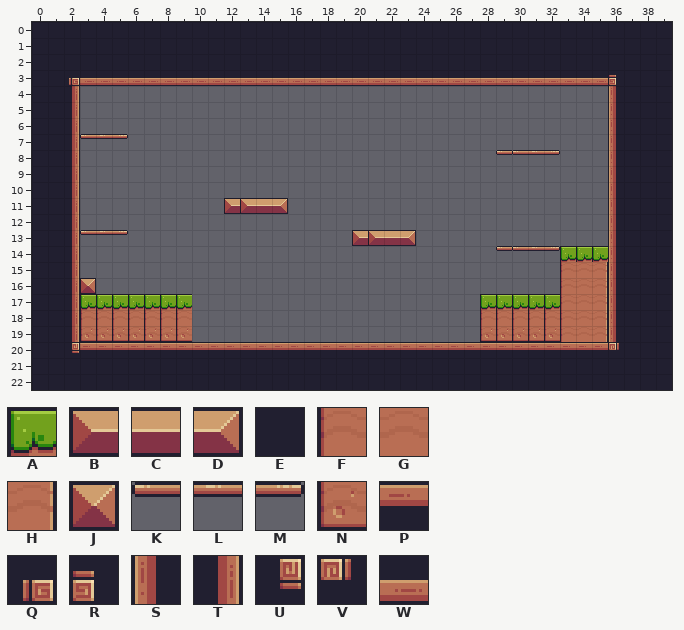
An edit to a level. Tiled map, assets/tiles/Level-01.tmx. Above, as it was before the edit.
Cells are 16x16 px. Shown: x 0..39, y 0..22.
Key: from "Pixel Adventure": A 6, B 12, C 13, D 14, E 23, F 28, G 29, H 30, J 34, K 39, L 40, M 41, N 50, P 89, Q 91, R 92, S 110, T 112, U 113, V 114, W 133.
_ is an empty cell.
Layer "Background" before, first column x 0:
 0 EEEEEEEEEEEEEEEEEEEEEEEEEEEEEEEEEEEEEEEE
 1 EEEEEEEEEEEEEEEEEEEEEEEEEEEEEEEEEEEEEEEE
 2 EEEEEEEEEEEEEEEEEEEEEEEEEEEEEEEEEEEEEEEE
 3 EEQWWWWWWWWWWWWWWWWWWWWWWWWWWWWWWWWWREEE
 4 EET_________________________________SEEE
 5 EET_________________________________SEEE
 6 EET_________________________________SEEE
 7 EETKLM______________________________SEEE
 8 EET__________________________KKLM___SEEE
 9 EET_________________________________SEEE
10 EET_________________________________SEEE
11 EET_________BBCD____________________SEEE
12 EET_________________________________SEEE
13 EETKLM______________BBCD____________SEEE
14 EET__________________________KKLMAAASEEE
15 EET______________________________FGHSEEE
16 EETJ_____________________________FGHSEEE
17 EETAAAAAAA__________________AAAAAFGHSEEE
18 EETFFFFFFF__________________FFFFFFGHSEEE
19 EETNNNNNNN__________________NNNNNFGHSEEE
20 EEUPPPPPPPPPPPPPPPPPPPPPPPPPPPPPPPPPVEEE
21 EEEEEEEEEEEEEEEEEEEEEEEEEEEEEEEEEEEEEEEE
22 EEEEEEEEEEEEEEEEEEEEEEEEEEEEEEEEEEEEEEEE
And afterwards:
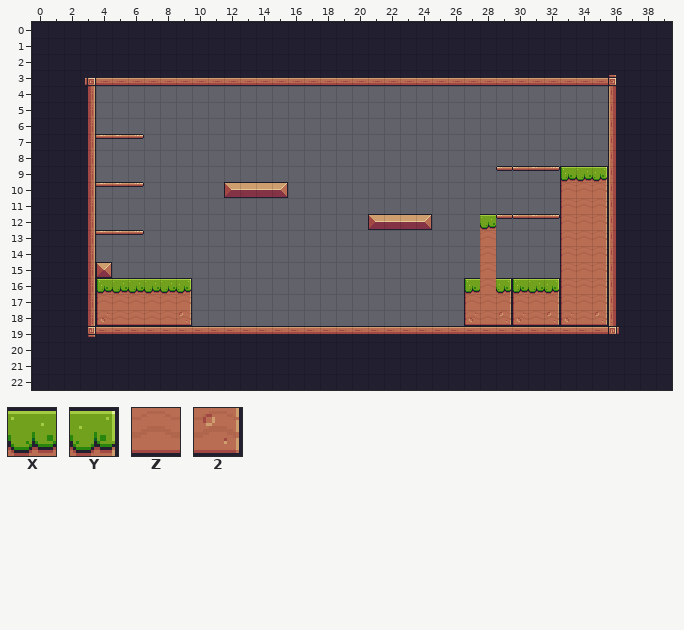
Further tiles: from "Pixel Adventure": X 7, Y 8, Z 51, 2 52.
Diff:
Layer "Background":
y 3: x 2..3 QW -> EQ
y 4..6: x 2..3 T_ -> ET
y 7: x 2..3 TK -> ET; x 5..6 M_ -> LM
y 8: x 2..3 T_ -> ET; x 29..32 KKLM -> ____
y 9: x 2..3 T_ -> ET; x 29..35 _______ -> KKLMAXY
y 10: x 2..6 T____ -> ETLLM; x 12..15 ____ -> BCCD; x 33..35 ___ -> FGH
y 11: x 2..3 T_ -> ET; x 12..15 BBCD -> ____; x 33..35 ___ -> FGH
y 12: x 2..3 T_ -> ET; x 21..24 ____ -> BCCD; x 28..35 ________ -> XKKLMFGH
y 13: x 2..3 TK -> ET; x 5..6 M_ -> LM; x 20..23 BBCD -> ____; x 28 _ -> G; x 33..35 ___ -> FGH
y 14: x 2..3 T_ -> ET; x 28..35 _KKLMAAA -> G____FGH
y 15: x 2..4 T__ -> ETJ; x 28 _ -> G
y 16: x 2..9 TJ______ -> ETAXXXXY; x 27..32 ______ -> AGYAXY
y 17: x 2..9 TAAAAAAA -> ETFGGGGH; x 27..32 _AAAAA -> FGHFGH
y 18: x 2..9 TFFFFFFF -> ETNZZZZ2; x 27..35 _FFFFFFGH -> NZ2NZ2NZ2
y 19: x 2..36 TNNNNNNN__________________NNNNNFGHS -> EUPPPPPPPPPPPPPPPPPPPPPPPPPPPPPPPPV
y 20: x 2..36 UPPPPPPPPPPPPPPPPPPPPPPPPPPPPPPPPPV -> EEEEEEEEEEEEEEEEEEEEEEEEEEEEEEEEEEE
Where, in picture pixels (left, top, right, bottom), the same in both pictures:
changed: (69, 78, 619, 353)
